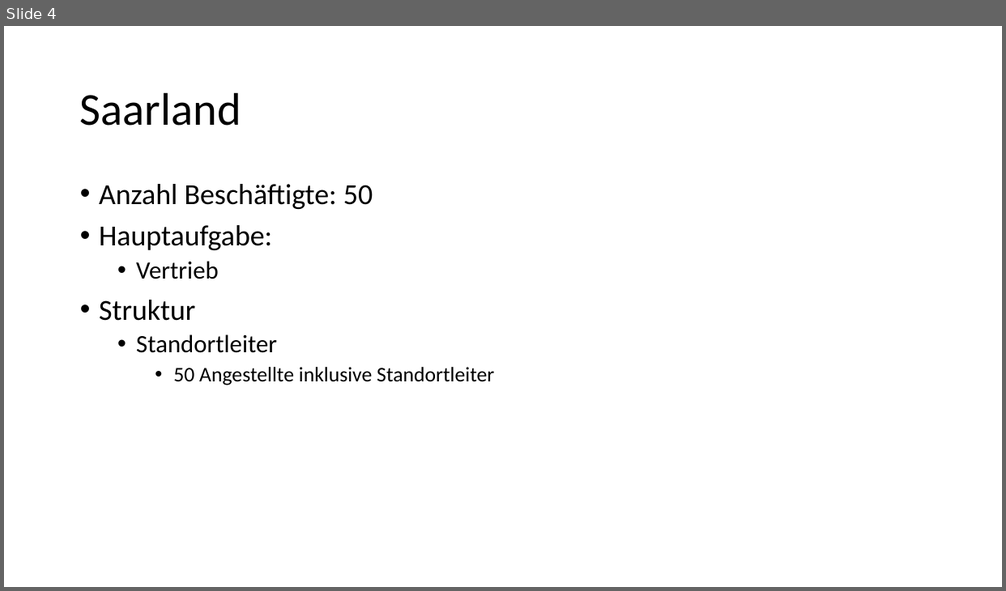
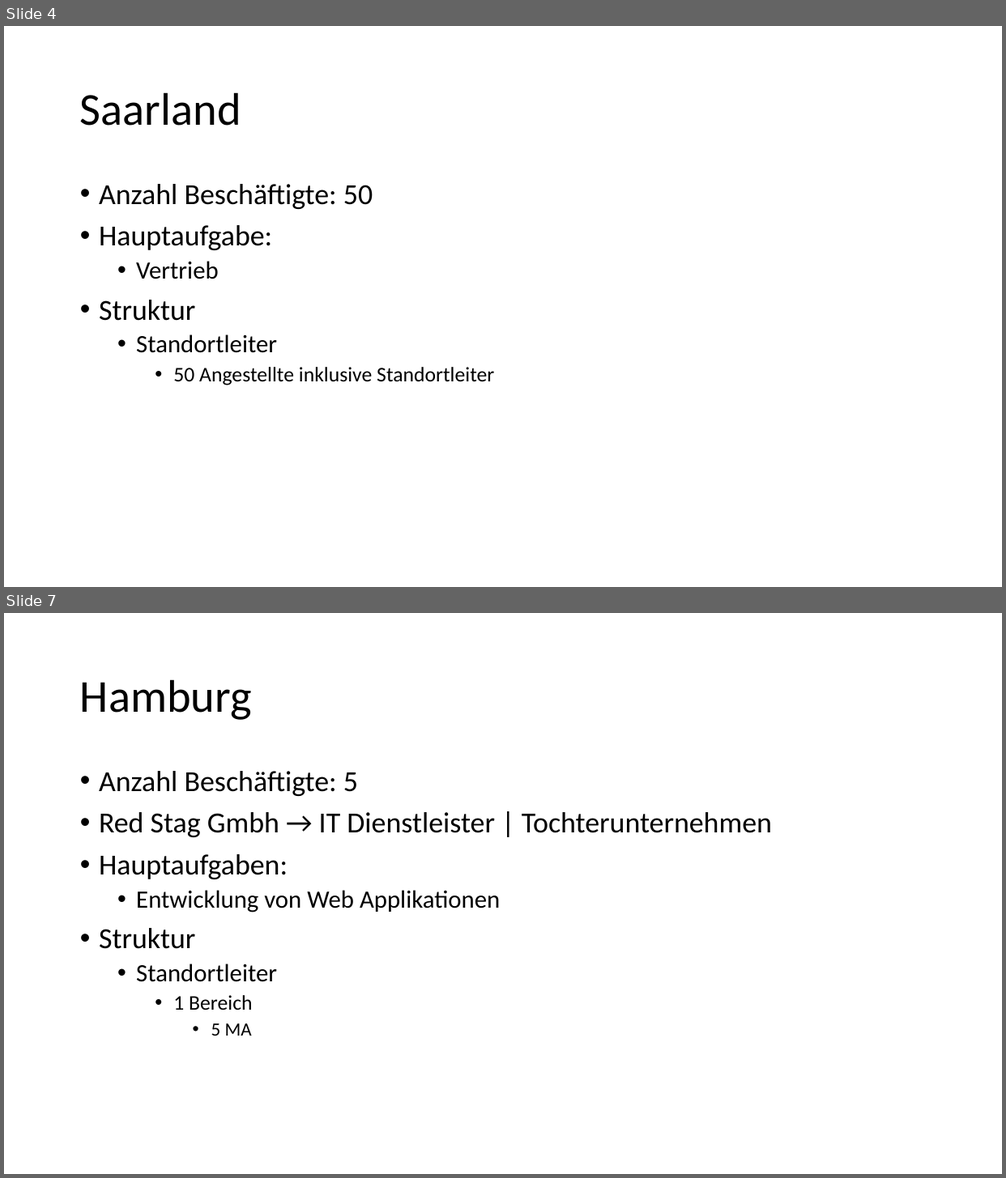
Before and after one commit to Masterarth/PM, a slide deck: documents/projectmanagement/Allgemeines/Unternehmensanalyse-Struktur.pptx. Shown one above the other, each under a label of ours: slide 4 before the commit, slides 4 and 7 after it; the slides between them are not shown. The pictures are 1006x591 and 1006x1178 pixels, drawn with LibreOffice and Linux fonts; fonts in the diff are those of the drawing. Boxes give left, top, right and bottom in pixels: in the first picture for what was removed or moved away, otherwise in the second. Text is boxed around its words. In the diff, an @@ line names an element or a change of style, - is before the commit and + after.

```diff
--- a/documents/projectmanagement/Allgemeines/Unternehmensanalyse-Struktur.pptx
+++ b/documents/projectmanagement/Allgemeines/Unternehmensanalyse-Struktur.pptx
@@ slide 7 added at [4, 613, 1002, 1174], background #FFFFFF @@
@@ title added at [80, 679, 252, 720], 44 pt, text #000000 @@
+Hamburg
@@ text added at [99, 771, 772, 1036], 28 pt, text #000000 @@
+• Anzahl Beschäftigte: 5
+• Red Stag Gmbh → IT Dienstleister | Tochterunternehmen
+• Hauptaufgaben:
+  • Entwicklung von Web Applikationen
+• Struktur
+  • Standortleiter
+    • 1 Bereich
+      • 5 MA
```
Also in this commit, not shown: 4 slides changed, 2 other slides added, 2 other files.
